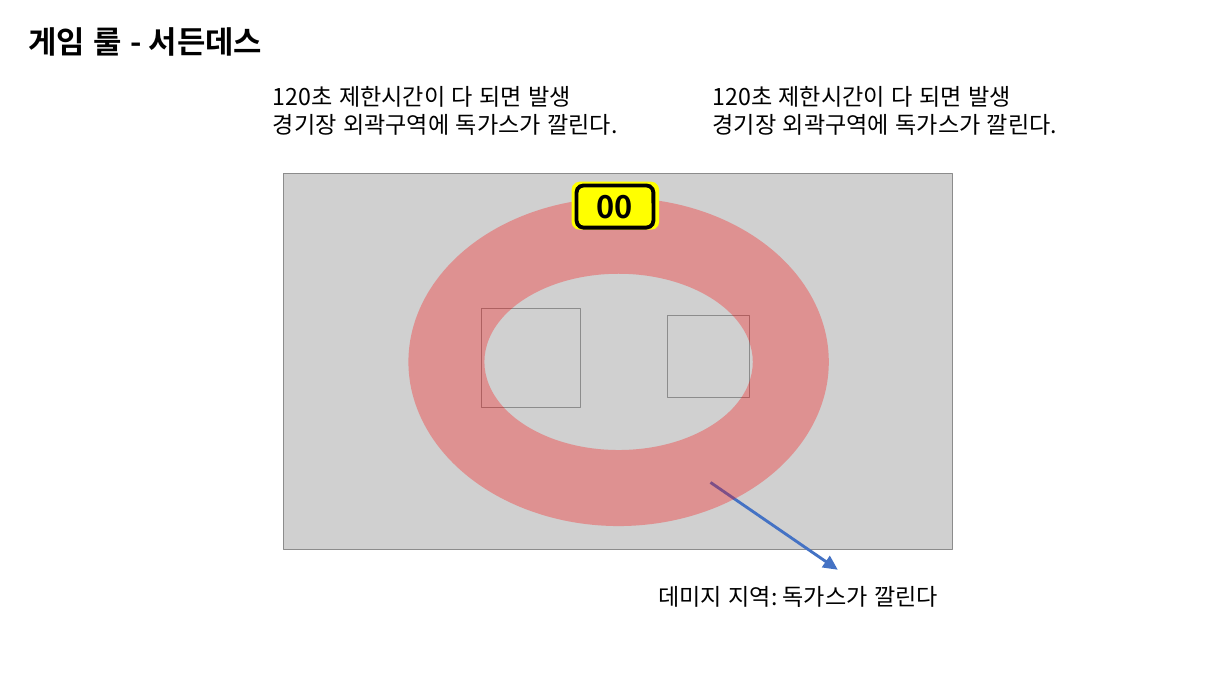
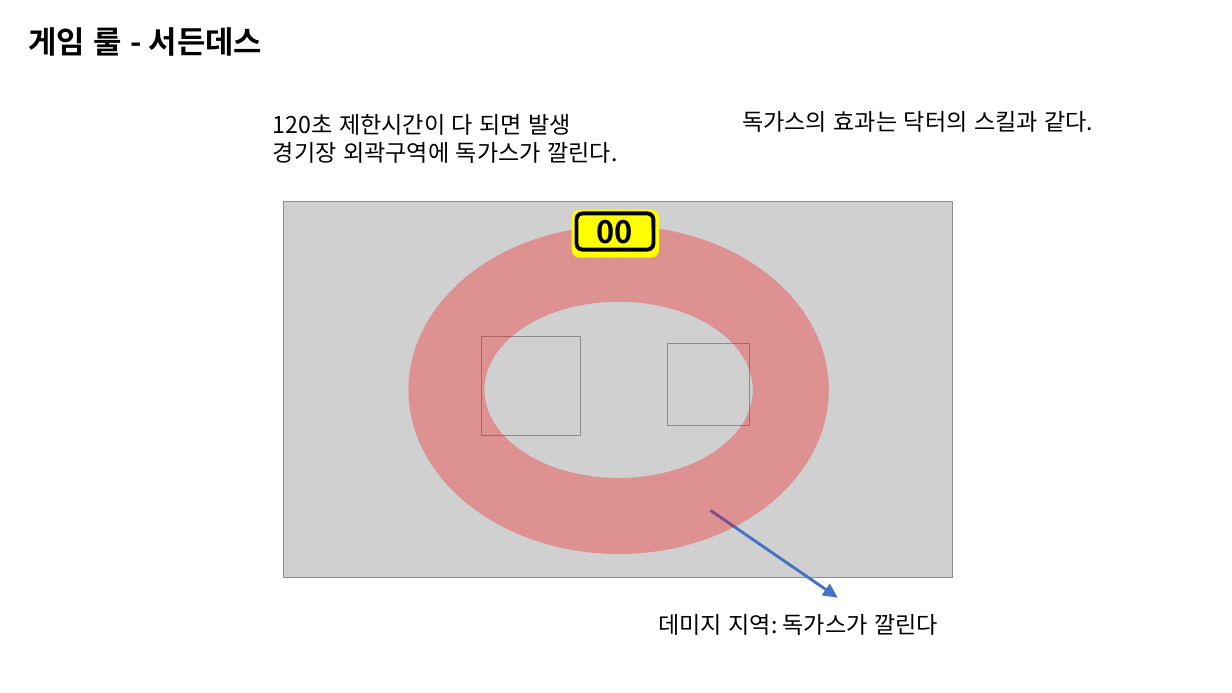
Before and after one commit to penspanic/ITWGamejam, a slide deck: slide 17 of Plan/Rocketman_씬&스킬구성.pptx. Drawn at 1232x693 pixels with LibreOffice and Linux fonts; fonts in the diff are those of the drawing; grey boxes stand for pictures. Boxes give left, top, right and bottom in pixels: in the first picture for what was removed or moved away, otherwise in the second. Text is boxed around its words. In the diff, an @@ line names an element or a change of style, - is before the commit and + after.

```diff
--- a/Plan/Rocketman_씬&스킬구성.pptx
+++ b/Plan/Rocketman_씬&스킬구성.pptx
@@ text removed at (x1=713, y1=86, x2=1057, y2=135) @@
-120초 제한시간이 다 되면 발생
-경기장 외곽구역에 독가스가 깔린다.
@@ text added at (x1=742, y1=111, x2=1093, y2=132), 18 pt, text #000000 @@
+독가스의 효과는 닥터의 스킬과 같다.
@@ picture moved from (x1=284, y1=174, x2=952, y2=550) to (x1=284, y1=201, x2=952, y2=578) @@
@@ 2 pictures, 2 texts, 1 donut, 1 arrow, 1 rounded rectangle moved together from (x1=273, y1=86, x2=938, y2=607) to (x1=273, y1=114, x2=938, y2=635) @@
@@ rounded rectangle "00" resized from (x1=577, y1=186, x2=653, y2=228) to (x1=577, y1=213, x2=653, y2=250) @@
```
Also in this commit, not shown: 3 other slides changed, 1 slide added, 1 slide removed.
